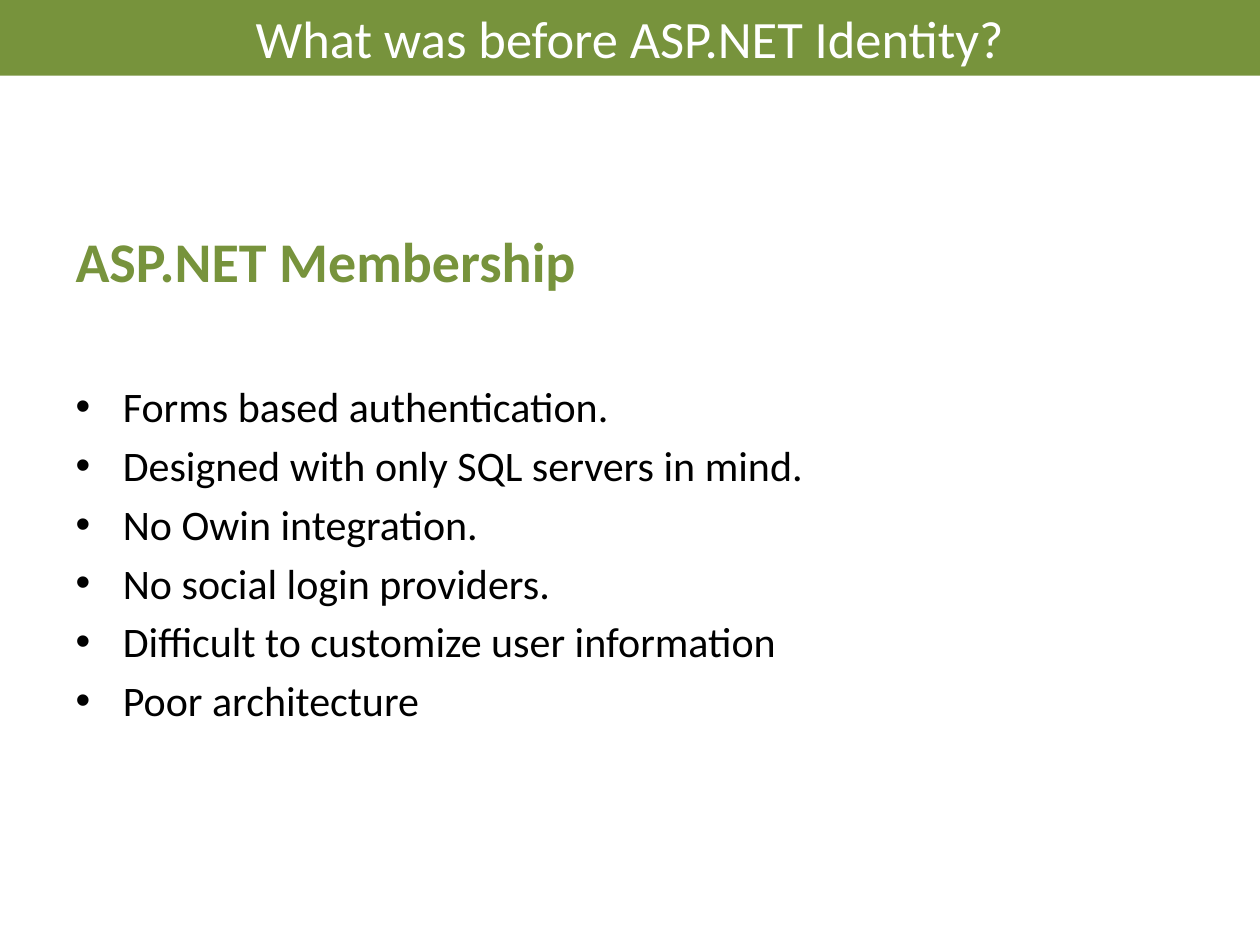
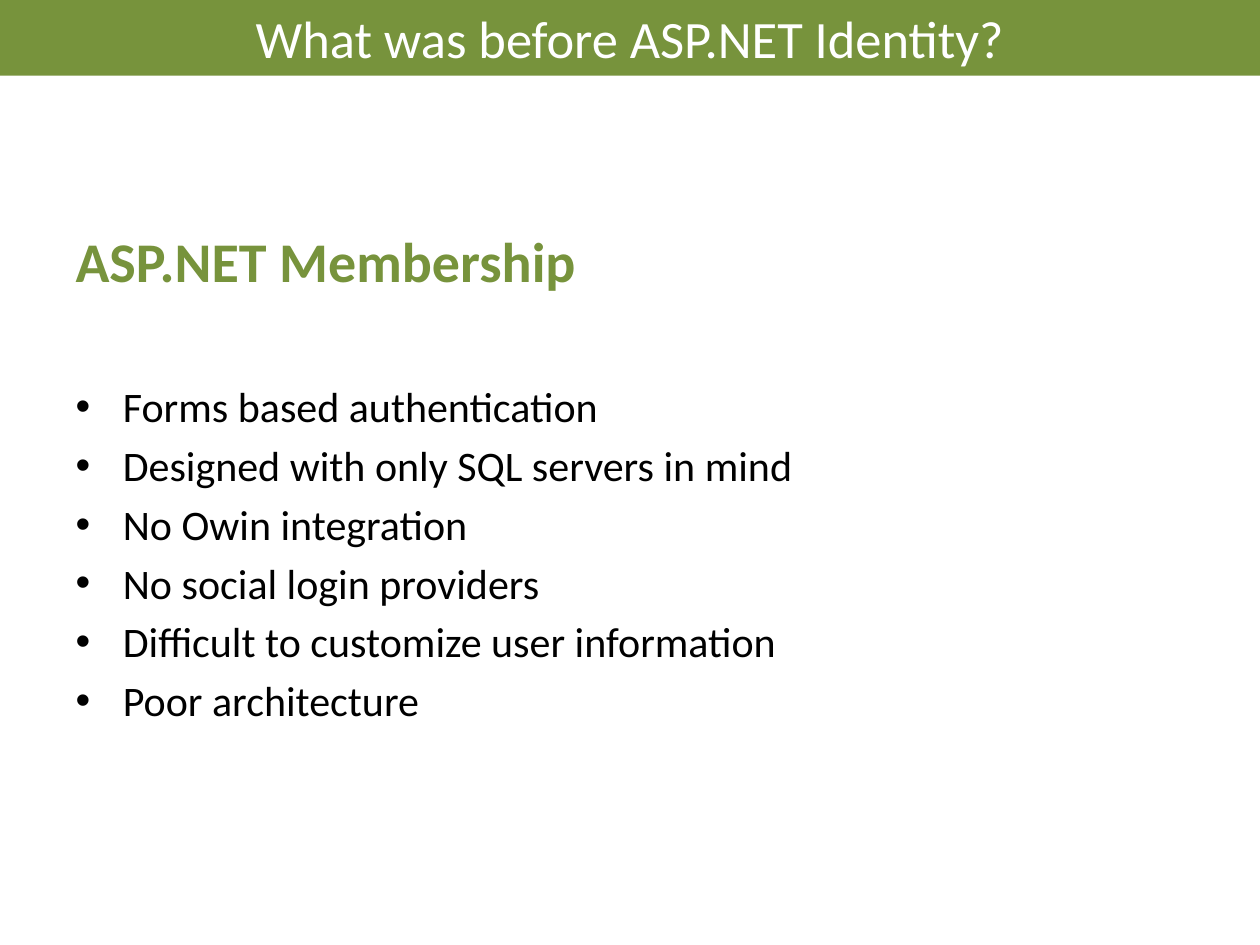
Before and after one commit to AndreasElffors/IdentityTemplate, a slide deck: slide 16 of Documents/Slides/Identity-Introduction.pptx. Drawn at 1260x945 pixels with LibreOffice and Linux fonts; fonts in the diff are those of the drawing; background and template pictures are left out. Boxes give left, top, right and bottom in pixels: in the first picture for what was removed or moved away, otherwise in the second. Text is boxed around its words. In the diff, an @@ line names an element or a change of style, - is before the commit and + after.

```diff
--- a/Documents/Slides/Identity-Introduction.pptx
+++ b/Documents/Slides/Identity-Introduction.pptx
@@ text at <box>123,392,792,607</box>: text changed @@
-• Forms based authentication.
-• Designed with only SQL servers in mind.
-• No Owin integration.
-• No social login providers.
+• Forms based authentication
+• Designed with only SQL servers in mind
+• No Owin integration
+• No social login providers
```
Also in this commit, not shown: 8 other slides changed, 5 other files.
